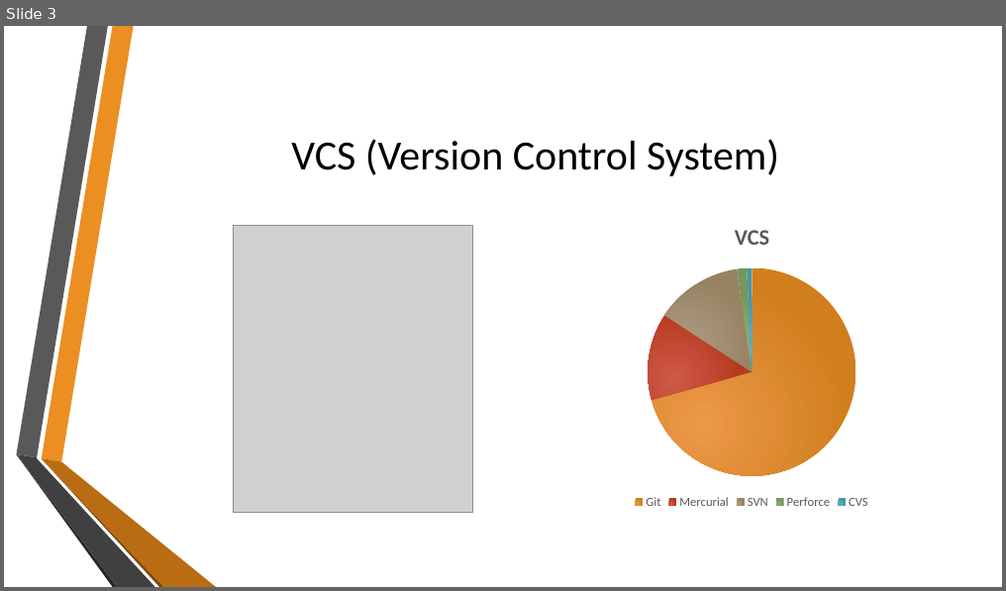
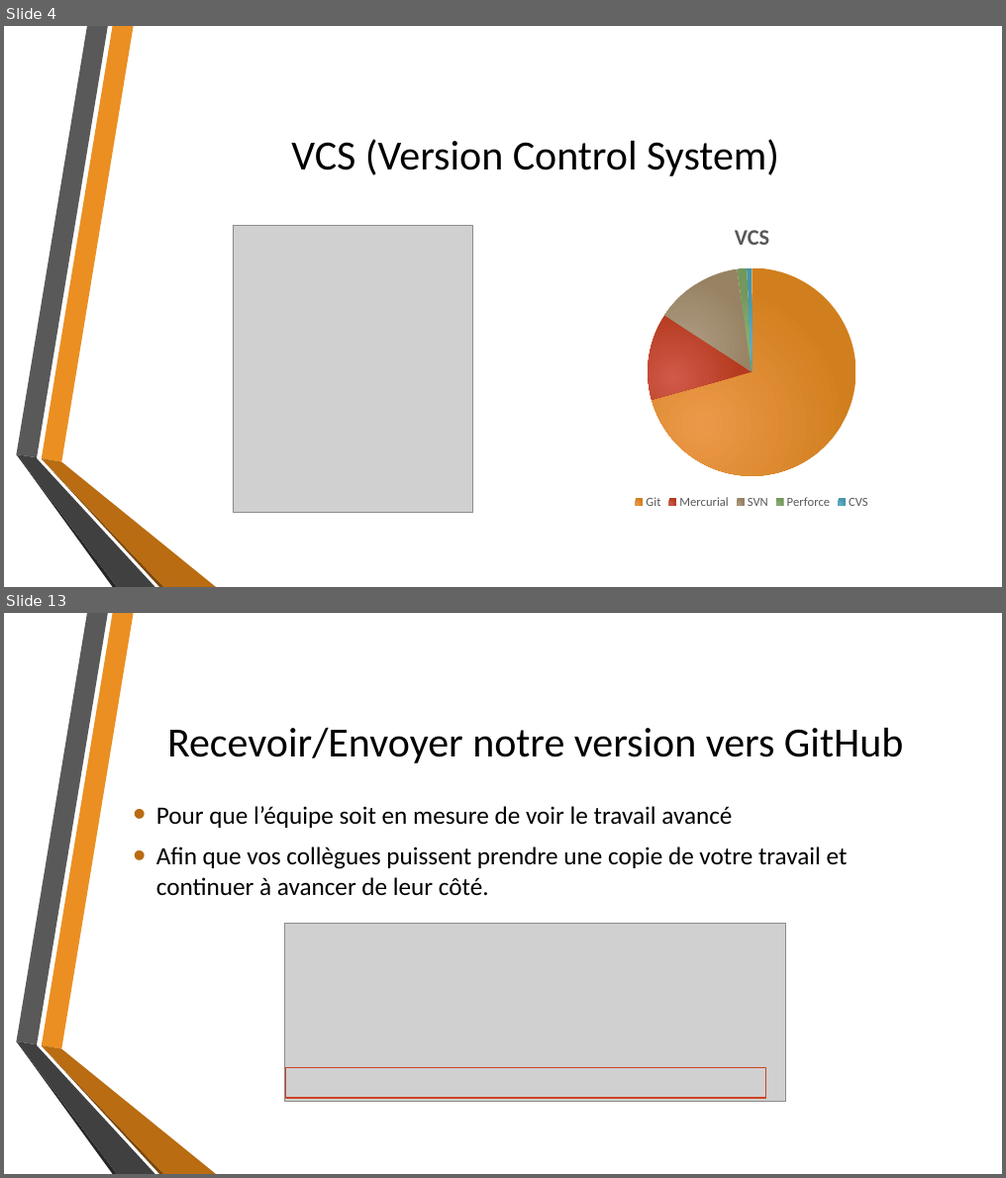
Before and after one commit to MatRenaud/Tptravailinfo, a slide deck: GitPresentation.pptx. Shown one above the other, each under a label of ours: slide 3 before the commit, slides 4 and 13 after it; the slides between them are not shown. The pictures are 1006x591 and 1006x1178 pixels, drawn with LibreOffice and Linux fonts; fonts in the diff are those of the drawing; grey boxes stand for pictures; background and template pictures are left out. Boxes give left, top, right and bottom in pixels: in the first picture for what was removed or moved away, otherwise in the second. Text is boxed around its words. In the diff, an @@ line names an element or a change of style, - is before the commit and + after.

```diff
--- a/GitPresentation.pptx
+++ b/GitPresentation.pptx
@@ slide 13 added at (4,613,1002,1174), background picture (left out); not listed: 6 template elements that a slide beside it also shows @@
@@ title added at (167,728,903,763), 40 pt, text #000000 @@
+Recevoir/Envoyer notre version vers GitHub
@@ text added at (156,806,847,896), 24 pt, text #000000 @@
+• Pour que l’équipe soit en mesure de voir le travail avancé
+• Afin que vos collègues puissent prendre une copie de votre travail et continuer à avancer de leur côté.
@@ picture added at (285,923,785,1102) @@
@@ rectangle added at (286,1068,766,1098), outline #CD4223 1.25 pt @@
@@ what was slide 3 is now slide 4 @@
```
Also in this commit, not shown: 2 slides changed, 12 other slides added, 3 other files.
